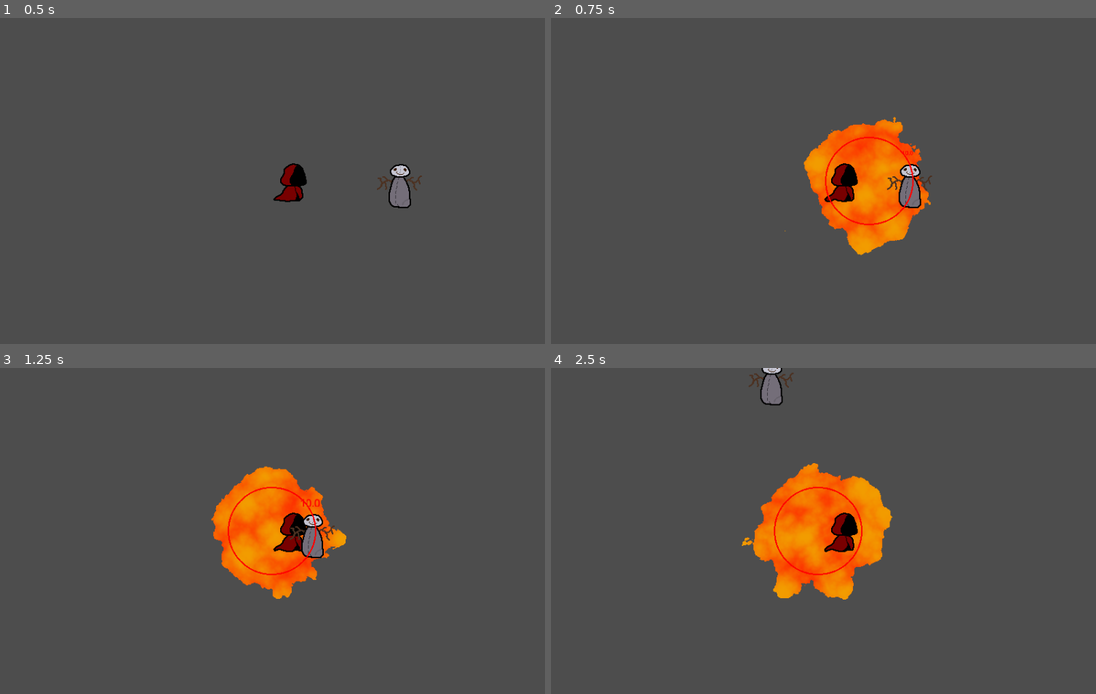
Above: before the commit, frames 1-4 (two rows, left to right).
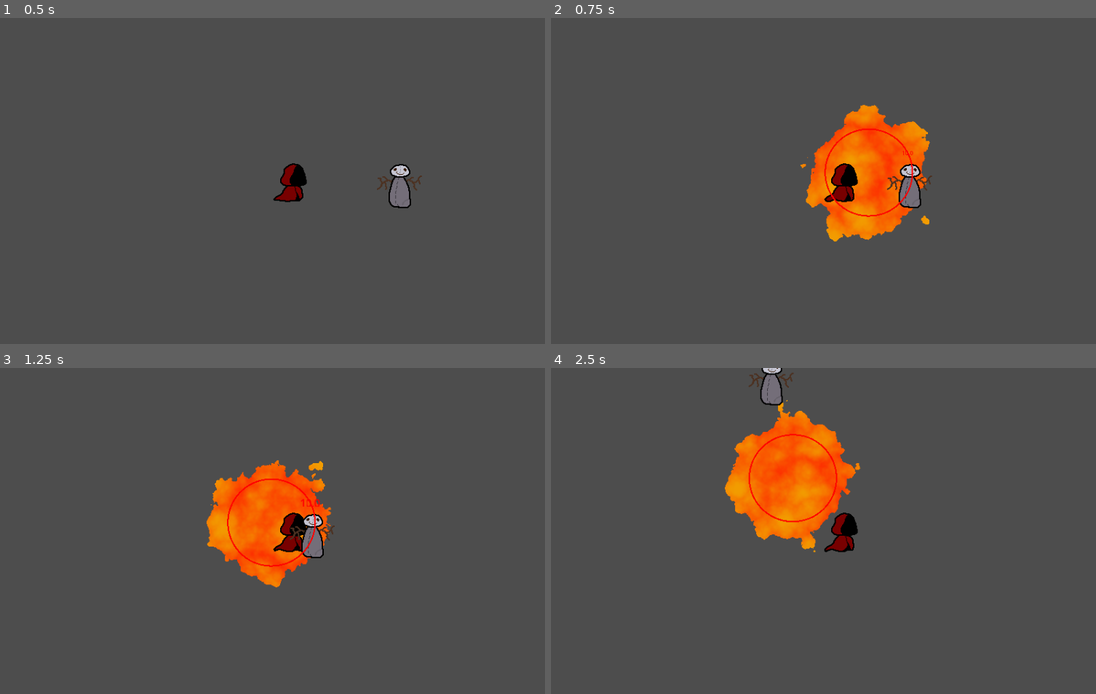
Above: after the commit, the same moments.

Repository: EtCiano/DarkMages
Game: Godot game, scene res://scenes/main.tscn
Two runs of this game, one before a commit and one after it. Both use one fixed random seed, a clock stepped at 60 frames per second and the inputs below.
Inputs (mouse positions are in pixels of both pictures, inside the frame that each line leads up to):
- Up to frame 1 (0.5 s): no input
- Up to frame 2 (0.75 s): tap Enter at 0.5 s; move the mouse to (970, 164) at 0.52 s; hold D (direita) from 0.53 s (still down); hold 1 (Ataque1) from 0.53 s (still down)
- Up to frame 3 (1.25 s): keep holding D (direita); keep holding 1 (Ataque1)
- Up to frame 4 (2.5 s): move the mouse to (725, 547) at 1.27 s; release D (direita) at 1.28 s; release 1 (Ataque1) at 1.28 s; hold S (baixo) 1.28-2.03 s; tap 1 (Ataque1) at 1.35 s; move the mouse to (899, 459) at 2.02 s; hold D (direita) from 2.03 s (still down); hold 1 (Ataque1) from 2.03 s (still down)

Frame 1 is identical in both runs. In frame 2, 4.8% of the frame differs, in the area x 42-70%, y 26-73%; in frame 3, 4.5%; in frame 4, 9.4%, in the area x 31-63%, y 9-72%.

Commit message:
ataque direcional; TODO: fazer a mira

Diff:
--- a/personagem/mago_personagem.tscn
+++ b/personagem/mago_personagem.tscn
@@ -205,3 +205,5 @@
 one_shot = true
 
 [connection signal="hit" from="." to="atributosPersonagem" method="_levarDano"]
+[connection signal="draw" from="AnimatedSprite2D" to="." method="_on_animated_sprite_2d_draw"]
+[connection signal="draw" from="AnimatedSprite2D" to="AnimatedSprite2D" method="_on_draw"]
--- a/personagem/personagem.gd
+++ b/personagem/personagem.gd
@@ -12,8 +12,7 @@
 func _input(event: InputEvent) -> void:
 	if event.is_action_pressed("Ataque1"):
 		if $timers/timerAtaque1.is_stopped():
-			var direcaoAtaque = -1 if $AnimatedSprite2D.flip_h else +1
-			var ataque = personagemInfo.ataques[0].new(position, direcaoAtaque)
+			var ataque = personagemInfo.ataques[0].new(global_position, get_global_mouse_position())
 			$timers/timerAtaque1.start(ataque.cooldown)
 
 func calcularMovimento() -> void:
--- a/project.godot
+++ b/project.godot
@@ -23,7 +23,6 @@
 
 window/size/viewport_width=854
 window/size/viewport_height=480
-window/size/mode=3
 window/stretch/mode="viewport"
 window/stretch/aspect="expand"
 
@@ -52,6 +51,7 @@
 Ataque1={
 "deadzone": 0.2,
 "events": [Object(InputEventKey,"resource_local_to_scene":false,"resource_name":"","device":16,"window_id":0,"alt_press …(190 unchanged characters)…
+, Object(InputEventMouseButton,"resource_local_to_scene":false,"resource_name":"","device":-1,"window_id":0,"alt_pressed":false,"shift_pressed":false,"ctrl_pressed":false,"meta_pressed":false,"button_mask":0,"position":Vector2(0, 0),"global_position":Vector2(0, 0),"factor":1.0,"button_index":1,"canceled":false,"pressed":false,"double_click":false,"script":null)
 ]
 }
 
--- a/resources/magias/combustao.gd
+++ b/resources/magias/combustao.gd
@@ -1,19 +1,31 @@
 class_name combustao
 extends magicData
 
-func _init(personagemPos, personagemDirecao) -> void:
+var posMouse: Vector2
+var distancia: float
+var anguloMouse: float
+
+func _init(personagemPos, mousePos) -> void:
 	super()
+	posMouse = mousePos
 	posicaoPesonagem = personagemPos
-	direcaoPersonagem = personagemDirecao
 	custoMana = 20.0
-	danoBase = 20.0
 	espacosUsados = 1
 	danoBase = 10.0
 	cooldown = 1.0
+	distancia = 100.0
+	anguloMouse = atan2(
+		posMouse.y - posicaoPesonagem.y,
+		posMouse.x - posicaoPesonagem.x
+	)
 	conjurar()
 
 func conjurar():
-	nodeAtaque.position = Vector2(posicaoPesonagem.x+(100*direcaoPersonagem), posicaoPesonagem.y)
+	nodeAtaque.global_position = Vector2(
+		posicaoPesonagem.x+(distancia*cos(anguloMouse)),
+		posicaoPesonagem.y+(distancia*sin(anguloMouse))
+		)
+	print(anguloMouse, posMouse, posicaoPesonagem)
 	var hitbox = adicionarFuncao(funcoesAtaques['hitbox'])
 	var visual = adicionarFuncao(funcoesAtaques['visualCombustao'])
 	var timer = adicionarFuncao(funcoesAtaques['timer'])
--- a/resources/magic_data.gd
+++ b/resources/magic_data.gd
@@ -21,7 +21,6 @@
 var cenaAtual = Engine.get_main_loop() as SceneTree
 var nodeAtaque: Node
 var posicaoPesonagem: Vector2
-var direcaoPersonagem: int
 
 func _init() -> void:
 	nodeAtaque = cenaAtaque.instantiate()
--- a/resources/radialGradient.tres
+++ b/resources/radialGradient.tres
@@ -10,4 +10,4 @@
 height = 256
 fill = 1
 fill_from = Vector2(0.5, 0.5)
-fill_to = Vector2(0.4957265, 0.6367521)
+fill_to = Vector2(0.47435898, 0.517094)
--- a/shaders/fogo.gdshader
+++ b/shaders/fogo.gdshader
@@ -7,13 +7,14 @@
 uniform vec4 corRuido : source_color = vec4(0.6, 0.5, 1.0, 1.0);
 uniform vec4 corMain : source_color = vec4(0.5, 0.4, 0.9, 1.0);
 uniform float limite : hint_range(0.0, 1.0, 0.01);
+uniform vec2 direcaoFogo = vec2(1.0, 1.0);
 
 void fragment() {
     vec4 corOriginal = texture(TEXTURE, UV);
 	vec2 uvAnimada;
 
 	if (animar) {
-		uvAnimada = fract(UV + vec2(TIME * velocidadeAndar * 0.5, TIME * velocidadeAndar));
+		uvAnimada = fract(UV + vec2(TIME * velocidadeAndar, TIME * velocidadeAndar) * direcaoFogo);
 	} else {
 		uvAnimada = fract(UV + vec2(velocidadeAndar, velocidadeAndar * 0.5));
 	}
